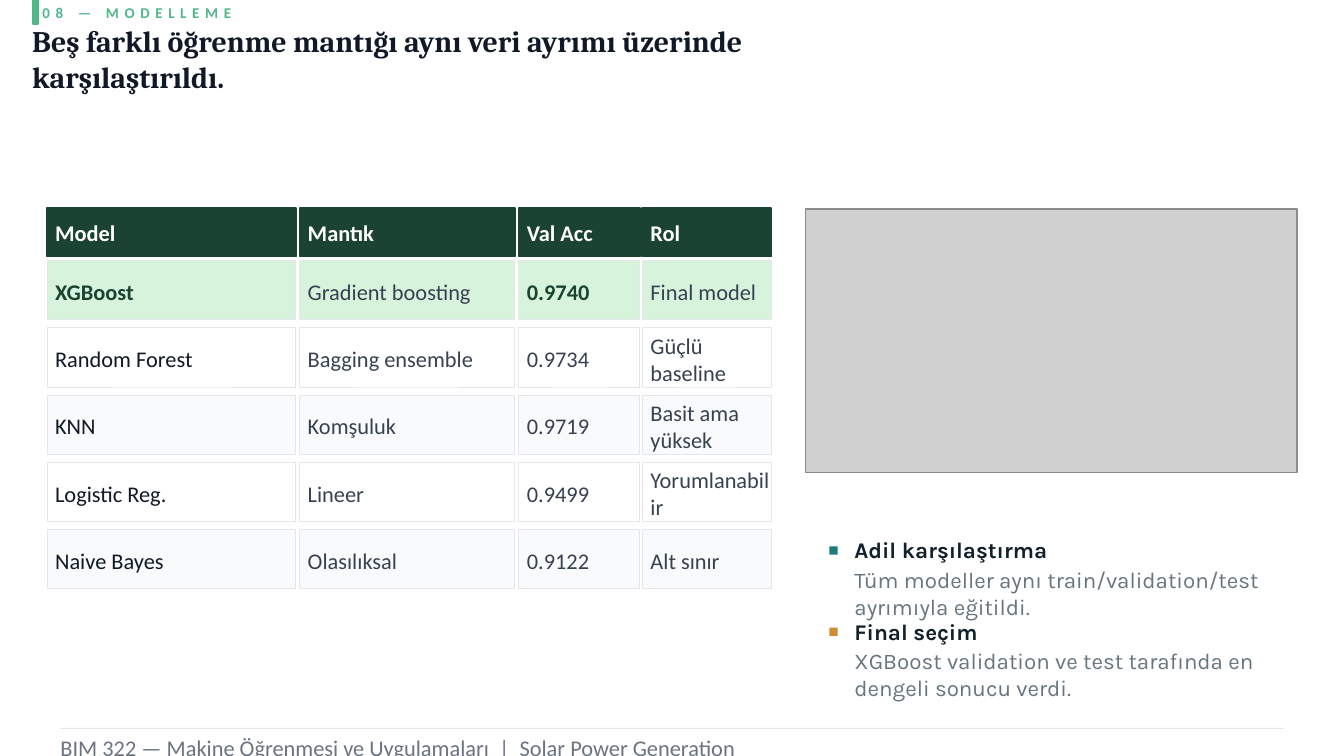
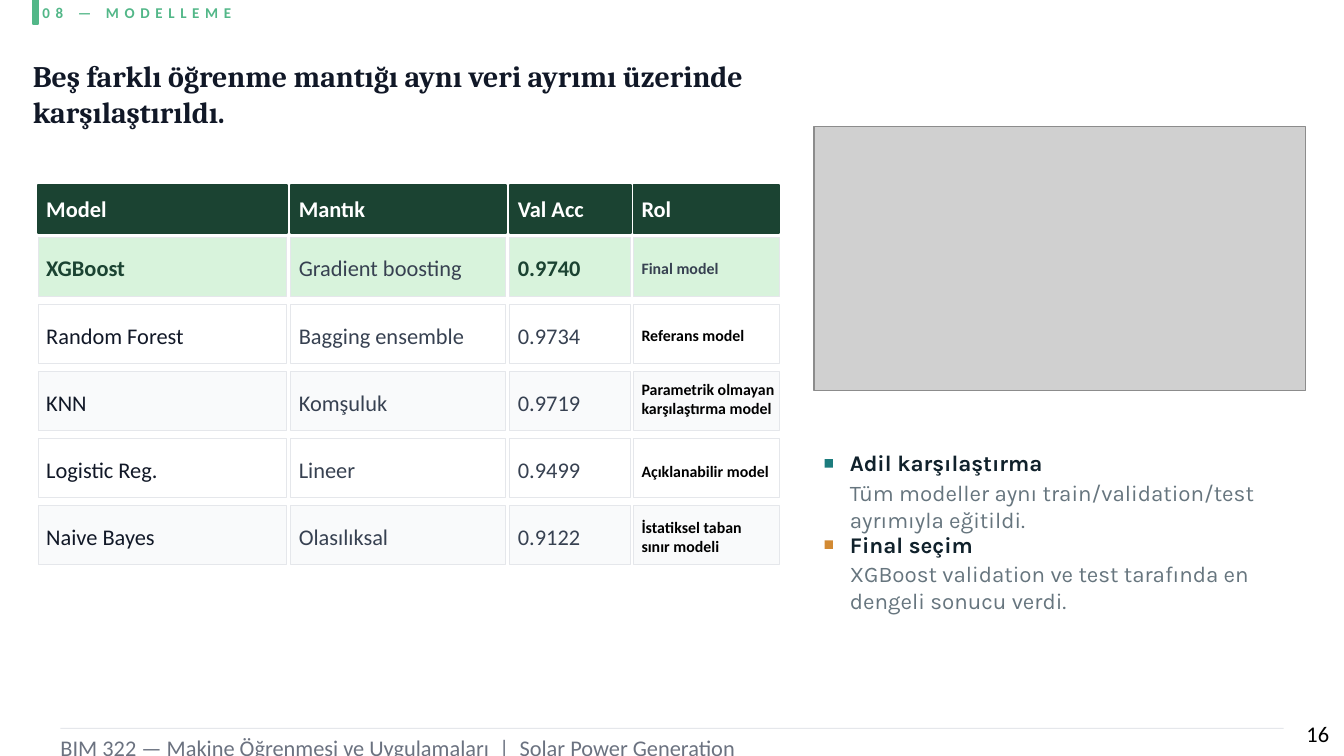
Before and after one commit to busraddmr/BIM322-Solar-Power-Prediction, a slide deck: slide 16 of sunum/BusraDemir_NazeninTatar_BIM322_Sunum.pptx (slide 12 before the commit). Drawn at 1344x756 pixels with LibreOffice and Linux fonts; fonts in the diff are those of the drawing; grey boxes stand for pictures. Boxes give left, top, right and bottom in pixels: in the first picture for what was removed or moved away, otherwise in the second. Text is boxed around its words. In the diff, an @@ line names an element or a change of style, - is before the commit and + after.

```diff
--- a/sunum/BusraDemir_NazeninTatar_BIM322_Sunum.pptx
+++ b/sunum/BusraDemir_NazeninTatar_BIM322_Sunum.pptx
@@ text "Beş farklı öğrenme mantığı aynı ..." rewrapped from [32, 24, 742, 95] to [33, 66, 743, 130] @@
@@ picture: place and size @@
-picture at [805, 208, 1297, 472]
+picture at [814, 126, 1306, 390]
@@ rectangle: place and size @@
-rectangle at [642, 208, 771, 257]
+rectangle at [633, 184, 778, 233]
@@ rectangle: place and size @@
-rectangle at [642, 261, 771, 320]
+rectangle at [633, 237, 778, 296]
@@ text "Final model" at [642, 263, 719, 274]: size 12 to 8.5 pt, bold on @@
@@ rectangle: place and size @@
-rectangle at [642, 328, 771, 387]
+rectangle at [633, 304, 778, 363]
@@ text at [642, 330, 744, 341]: text changed; size 12 to 8.5 pt; text colour #374151 to #000000; bold on @@
-Güçlü baseline
+Referans model
@@ rectangle: place and size @@
-rectangle at [642, 395, 771, 454]
+rectangle at [633, 371, 778, 430]
@@ text at [642, 384, 775, 417]: text changed; size 12 to 8.5 pt; text colour #374151 to #000000; bold on @@
-Basit ama yüksek
+Parametrik olmayan karşılaştırma model
@@ rectangle: place and size @@
-rectangle at [642, 462, 771, 521]
+rectangle at [633, 438, 778, 497]
@@ text at [642, 466, 769, 480]: text changed; size 12 to 8.5 pt; text colour #374151 to #000000; bold on @@
-Yorumlanabilir
+Açıklanabilir model
@@ 2 texts, 1 rectangle: place and size @@
-2 texts, 1 rectangle at [829, 542, 1047, 645]
+2 texts, 1 rectangle at [825, 455, 1042, 558]
@@ 20 texts, 18 rectangles: place and size @@
-20 texts, 18 rectangles at [47, 208, 756, 589]
+20 texts, 18 rectangles at [38, 184, 719, 564]
@@ rectangle: place and size @@
-rectangle at [642, 530, 771, 589]
+rectangle at [633, 505, 778, 564]
@@ text at [642, 519, 742, 552]: text changed; size 12 to 8.5 pt; text colour #374151 to #000000; bold on @@
-Alt sınır
+İstatiksel taban sınır modeli
@@ 2 texts, 1 rectangle: place and size @@
-2 texts, 1 rectangle at [829, 571, 1258, 702]
+2 texts, 1 rectangle at [825, 484, 1254, 615]
@@ text added at [1306, 727, 1329, 742], 12 pt, text #000000 @@
+16
```
Also in this commit, not shown: 17 other slides changed, 5 slides added, 1 slide removed.
